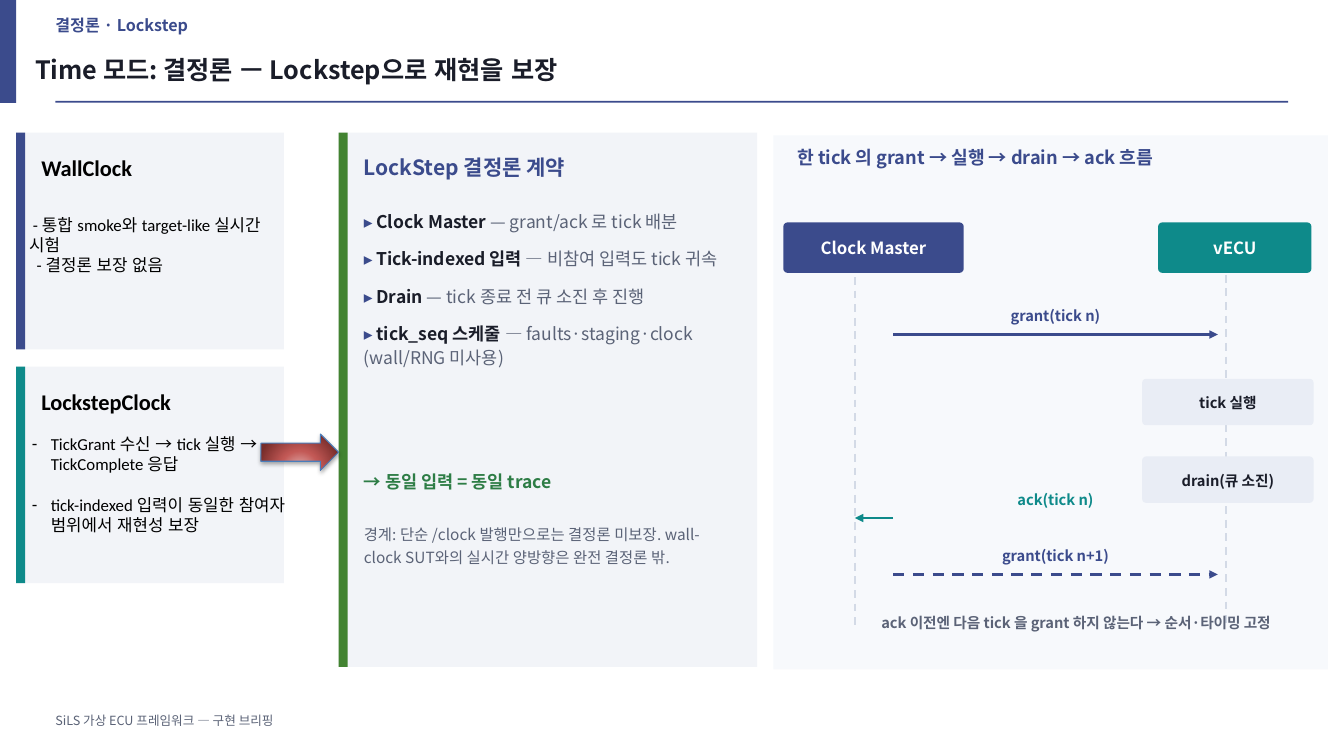
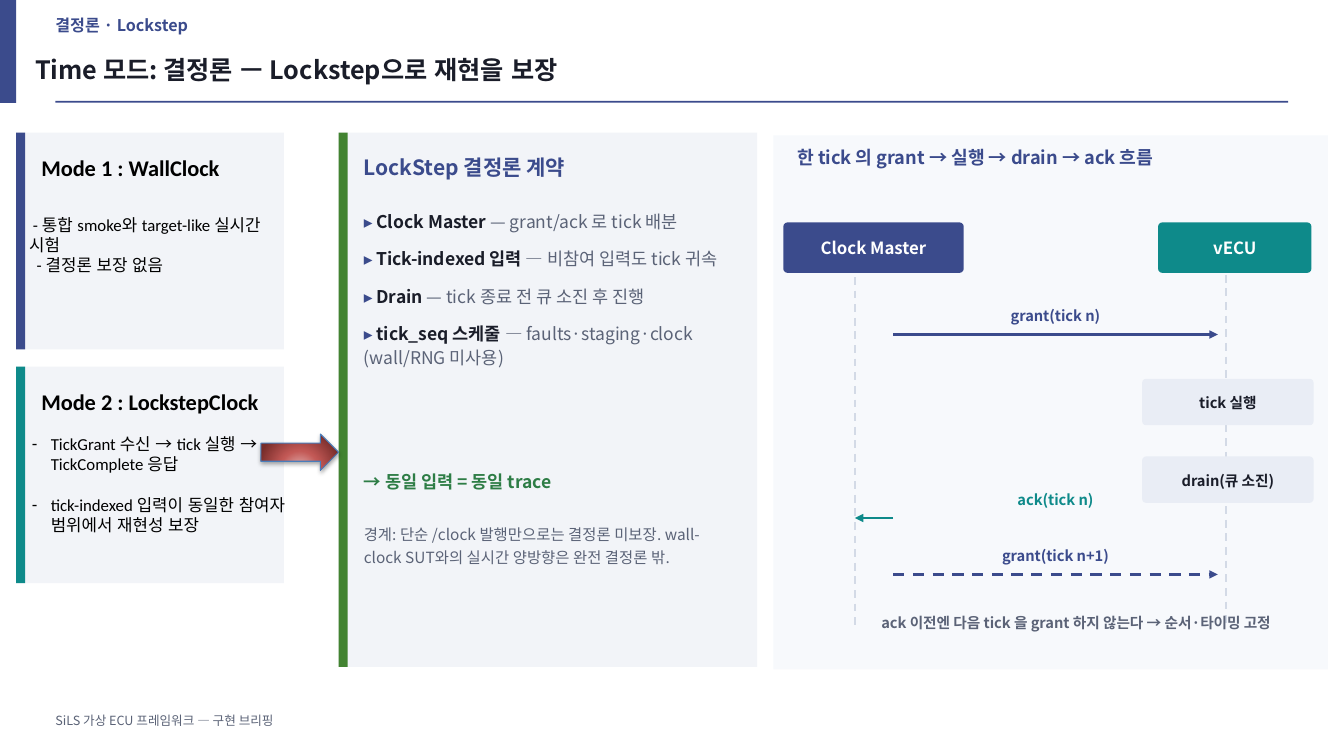
Before and after one commit to OSS-TEST-GROUP/oss_multisw_framework, a slide deck: slide 11 of docs/sils-implementation-brief.pptx. Drawn at 1344x756 pixels with LibreOffice and Linux fonts; fonts in the diff are those of the drawing. Boxes give left, top, right and bottom in pixels: in the first picture for what was removed or moved away, otherwise in the second. Text is boxed around its words. In the diff, an @@ line names an element or a change of style, - is before the commit and + after.

```diff
--- a/docs/sils-implementation-brief.pptx
+++ b/docs/sils-implementation-brief.pptx
@@ text at (41,160,220,176): text changed @@
-WallClock
+Mode 1 : WallClock
@@ text at (41,394,259,414): text changed @@
-LockstepClock
+Mode 2 : LockstepClock
```
Also in this commit, not shown: 19 other slides changed, 1 slide added, 4 other files.
